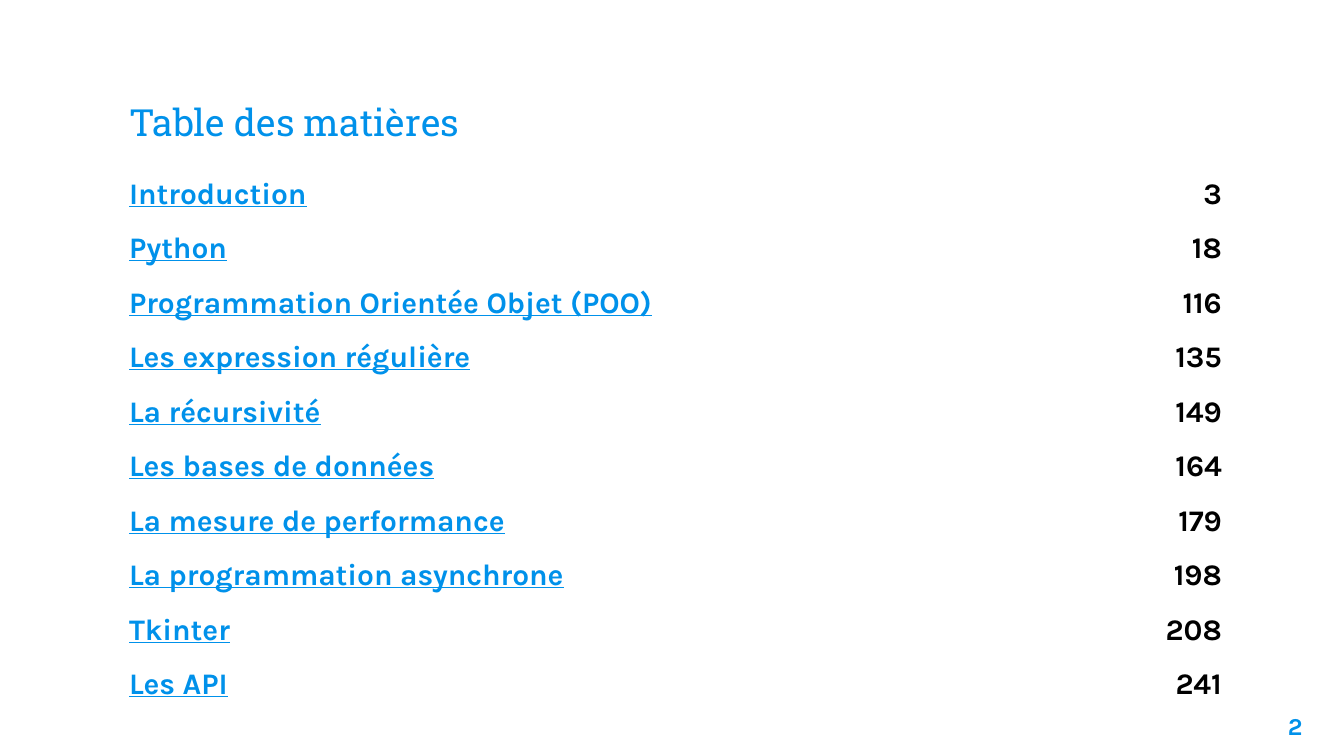
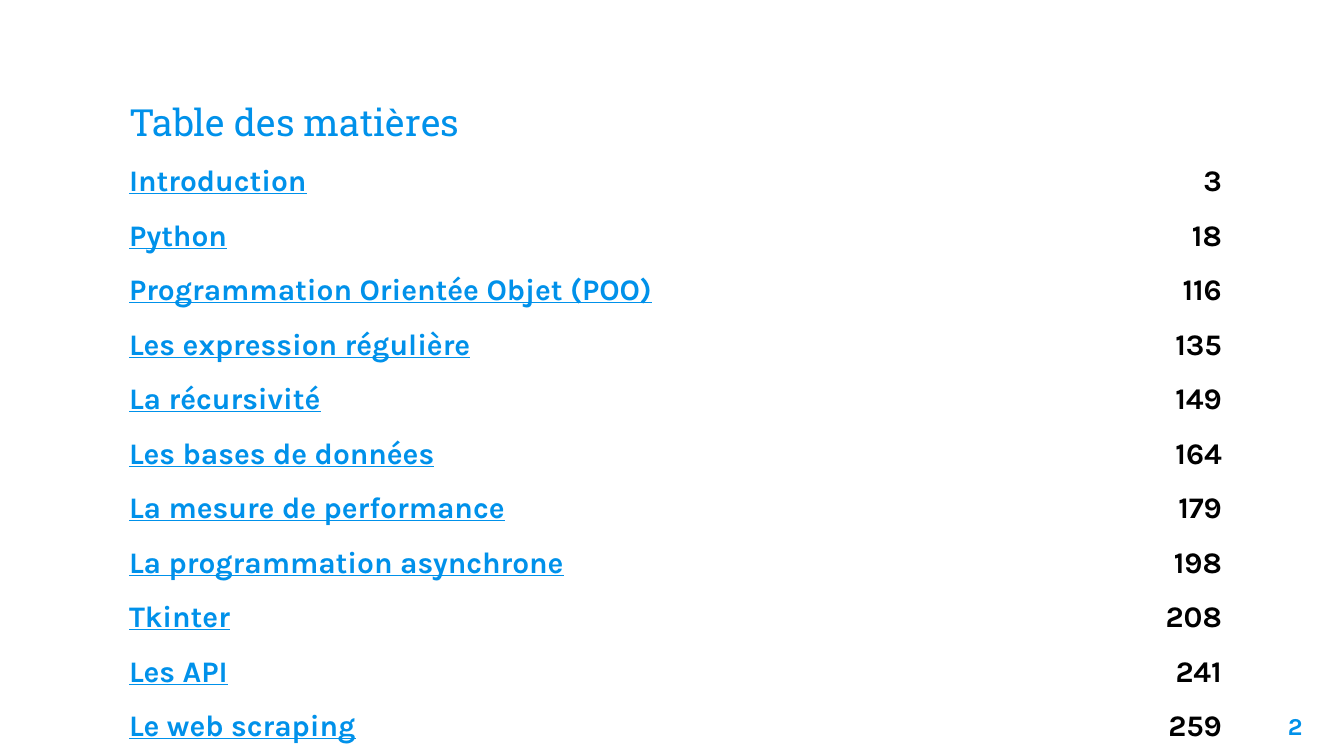
Before and after one commit to Fully-san/PythonSoftwareDevelopment, a slide deck: slide 3 of Supports/Python Software Development.pptx. Drawn at 1344x756 pixels with LibreOffice and Linux fonts; fonts in the diff are those of the drawing; background and template pictures are left out. Boxes give left, top, right and bottom in pixels: in the first picture for what was removed or moved away, otherwise in the second. Text is boxed around its words. In the diff, an @@ line names an element or a change of style, - is before the commit and + after.

```diff
--- a/Supports/Python Software Development.pptx
+++ b/Supports/Python Software Development.pptx
@@ table at <box>116,157,1235,756</box> @@
+row 11: Le web scraping | 259
@@ table: place and size @@
-table at <box>116,171,1235,716</box>
+table at <box>116,157,1235,756</box>
```
Also in this commit, not shown: 14 slides added, 6 other files.
